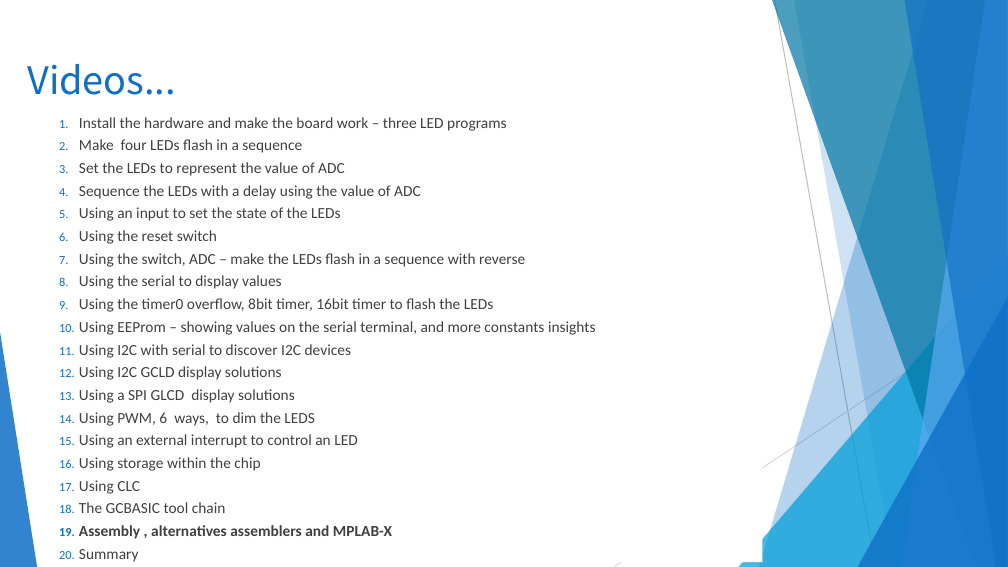
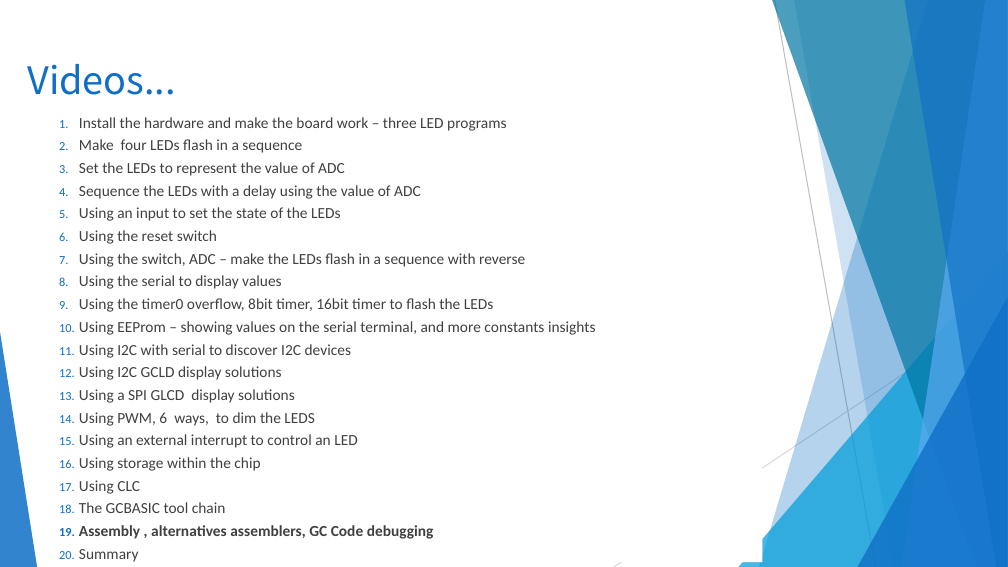
Before and after one commit to GreatCowBASIC/Demonstration_Sources, a slide deck: slide 16 of Vendor_Boards/Great_Cow_Basic_Demo_Board/16F17556_chiprange_demonstrations/tutorials/GCBASIC_Part18_toolchain.pptx (slide 15 before the commit). Drawn at 1008x567 pixels with LibreOffice and Linux fonts; fonts in the diff are those of the drawing; background and template pictures are left out. Boxes give left, top, right and bottom in pixels: in the first picture for what was removed or moved away, otherwise in the second. Text is boxed around its words. In the diff, an @@ line names an element or a change of style, - is before the commit and + after.

```diff
--- a/Vendor_Boards/Great_Cow_Basic_Demo_Board/16F17556_chiprange_demonstrations/tutorials/GCBASIC_Part18_toolchain.pptx
+++ b/Vendor_Boards/Great_Cow_Basic_Demo_Board/16F17556_chiprange_demonstrations/tutorials/GCBASIC_Part18_toolchain.pptx
@@ text at [79,525,434,539]: text changed @@
-19. Assembly , alternatives assemblers and MPLAB-X
+19. Assembly , alternatives assemblers, GC Code debugging
```
Also in this commit, not shown: 6 other slides changed, 1 slide added, 40 other files.
